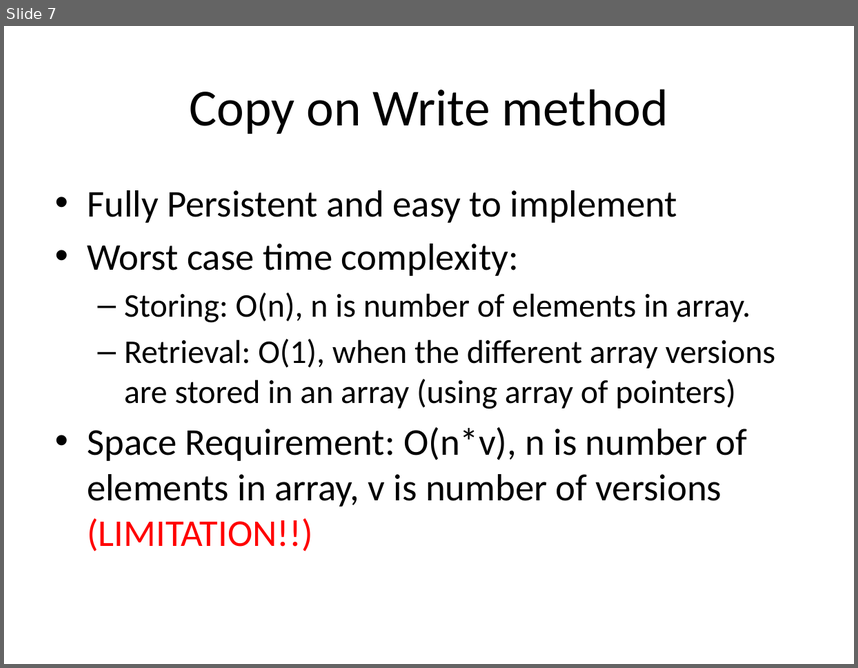
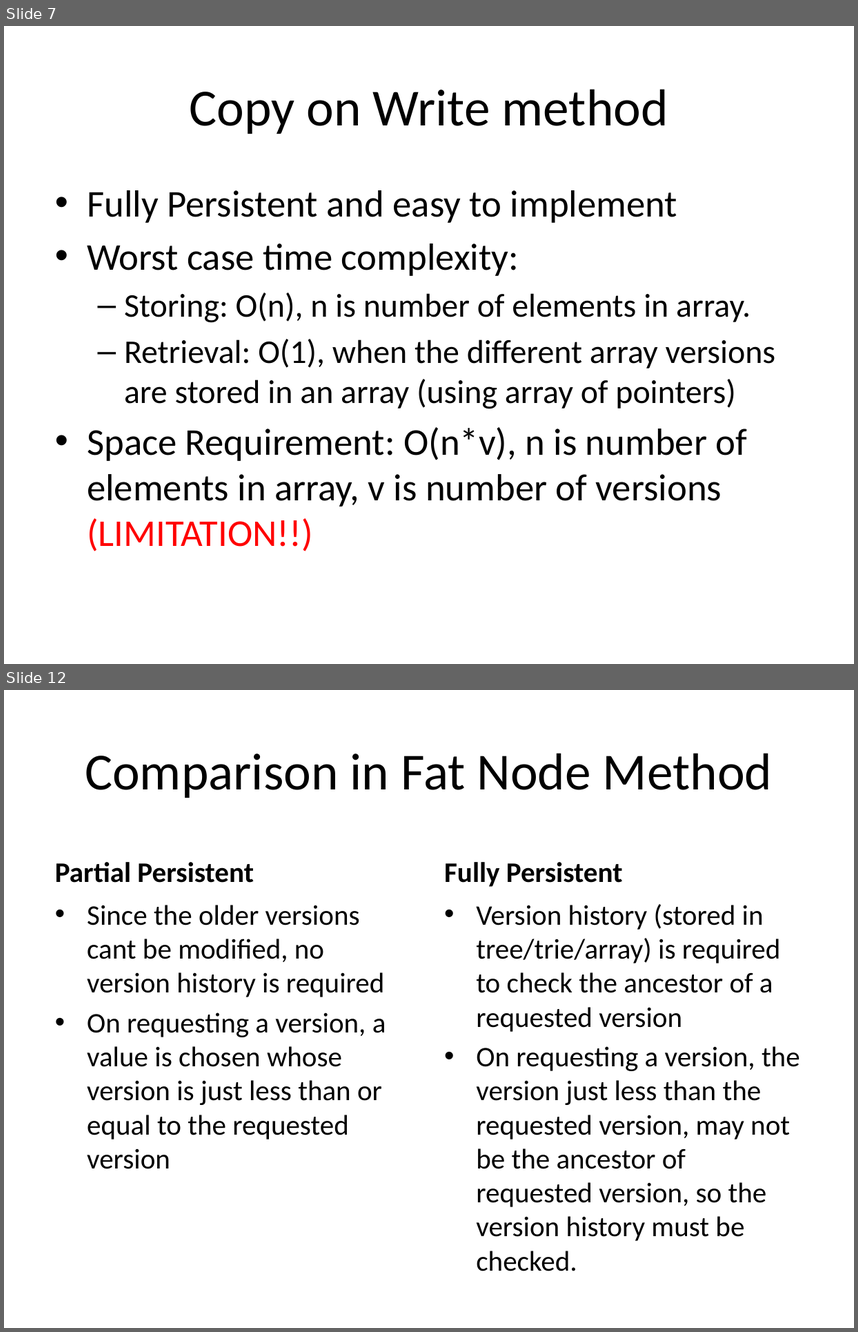
Before and after one commit to SirArthur7/PersistantDataStructure, a slide deck: Kanko/Persistent Array.pptx. Shown one above the other, each under a label of ours: slide 7 before the commit, slides 7 and 12 after it; the slides between them are not shown. The pictures are 858x668 and 858x1332 pixels, drawn with LibreOffice and Linux fonts; fonts in the diff are those of the drawing. Boxes give left, top, right and bottom in pixels: in the first picture for what was removed or moved away, otherwise in the second. Text is boxed around its words. In the diff, an @@ line names an element or a change of style, - is before the commit and + after.

```diff
--- a/Kanko/Persistent Array.pptx
+++ b/Kanko/Persistent Array.pptx
@@ slide 12 added at (x1=4, y1=690, x2=854, y2=1328), background #FFFFFF @@
@@ title added at (x1=85, y1=753, x2=772, y2=798), 44 pt, text #000000 @@
+Comparison in Fat Node Method
@@ text added at (x1=55, y1=862, x2=254, y2=883), 24 pt, text #000000, bold @@
+Partial Persistent
@@ text added at (x1=444, y1=862, x2=623, y2=887), 24 pt, text #000000, bold @@
+Fully Persistent
@@ text added at (x1=87, y1=905, x2=386, y2=1169), 24 pt, text #000000 @@
+• Since the older versions cant be modified, no version history is required
+• On requesting a version, a value is chosen whose version is just less than or equal to the requested version
@@ text added at (x1=476, y1=904, x2=800, y2=1271), 24 pt, text #000000 @@
+• Version history (stored in tree/trie/array) is required to check the ancestor of a requested version
+• On requesting a version, the version just less than the requested version, may not be the ancestor of requested version, so the version history must be checked.
```
Also in this commit, not shown: 1 slide changed, 9 other slides added.
